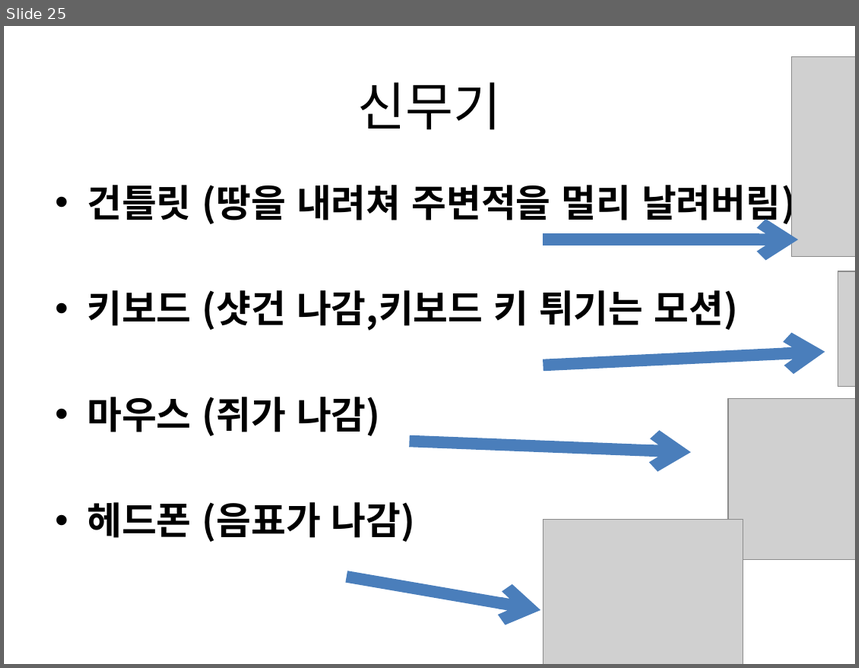
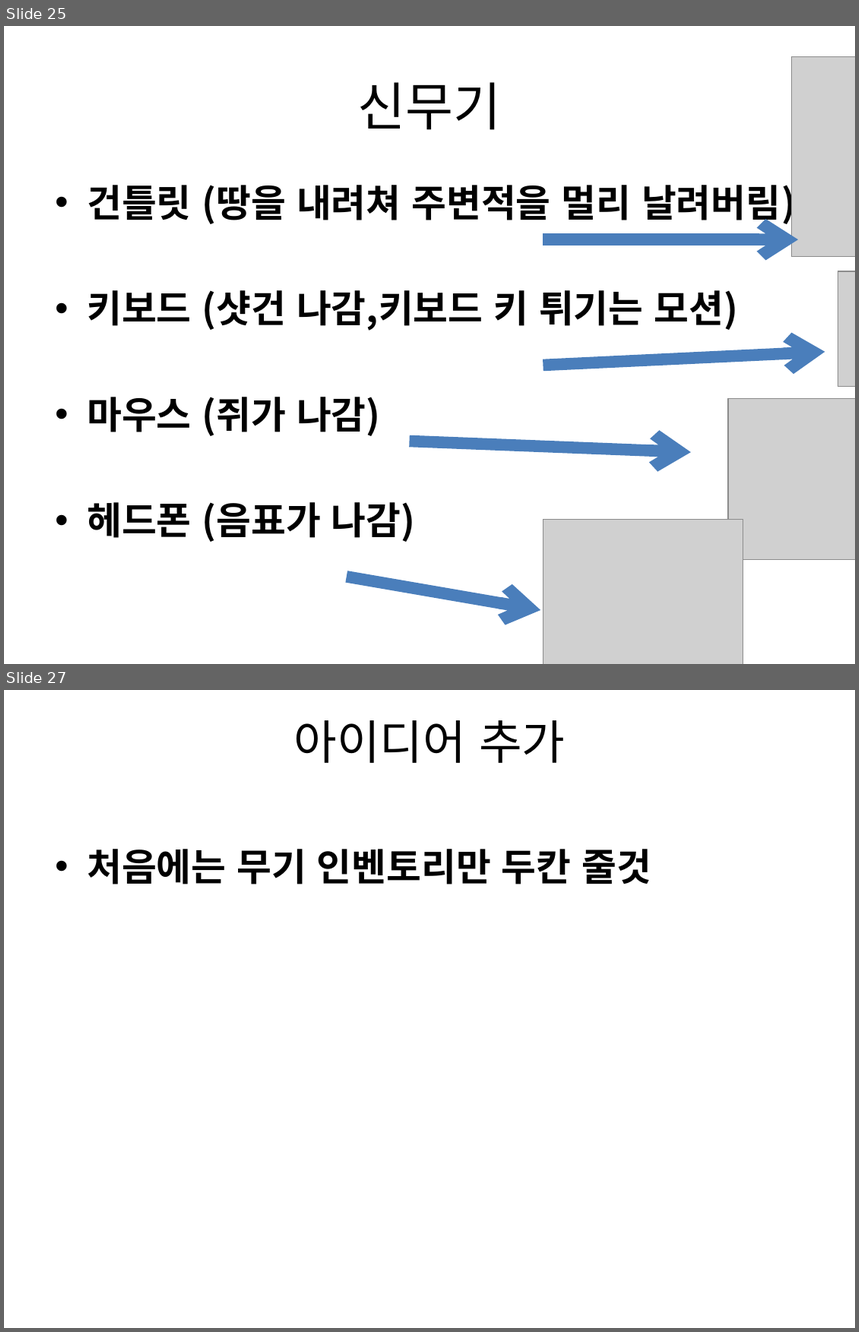
Before and after one commit to gkdlgndpdu/EscapeJail, a slide deck: EscapeJail/Assets/기획/스테이지1기획.pptx. Shown one above the other, each under a label of ours: slide 25 before the commit, slides 25 and 27 after it; the slides between them are not shown. The pictures are 859x668 and 859x1332 pixels, drawn with LibreOffice and Linux fonts; fonts in the diff are those of the drawing; grey boxes stand for pictures. Boxes give left, top, right and bottom in pixels: in the first picture for what was removed or moved away, otherwise in the second. Text is boxed around its words. In the diff, an @@ line names an element or a change of style, - is before the commit and + after.

Commit message:
기획추가, 인벤토리 꽉 찼을때, 총알 꽉찼을 때 ui 추가

```diff
--- a/EscapeJail/Assets/기획/스테이지1기획.pptx
+++ b/EscapeJail/Assets/기획/스테이지1기획.pptx
@@ slide 27 added at [4, 690, 855, 1328], background #FFFFFF @@
@@ title added at [294, 720, 565, 763], 39.6 pt, text #000000 @@
+아이디어 추가
@@ text added at [87, 849, 652, 885], 32 pt, text #000000, bold @@
+• 처음에는 무기 인벤토리만 두칸 줄것
```
Also in this commit, not shown: 1 slide changed, 2 other files.
